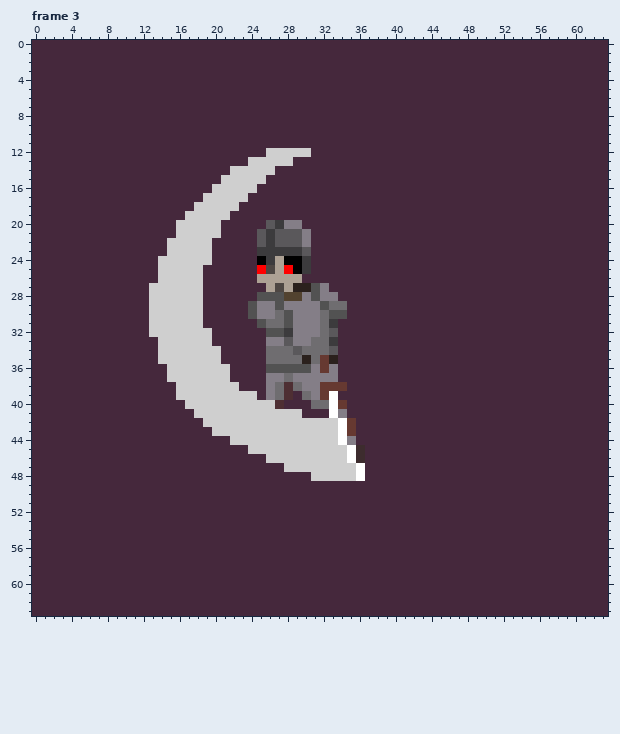
A pixel-art file gets an edit: assets/aseprite/skeleton_downscale_attack.ase. Above, as it was before the edit.
64x64 pixels, 5 frames. Shown: frame 3. The commit also changed other frames, which this record leaves out.
After the commit:
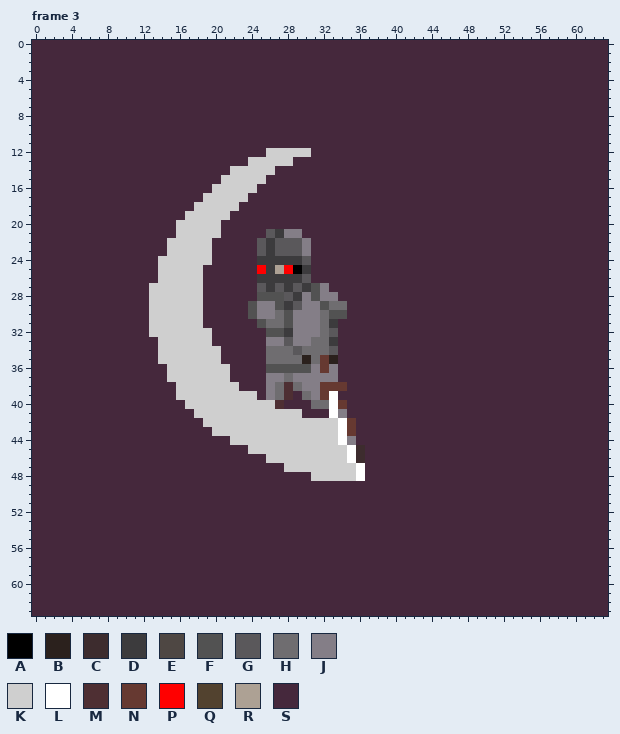
Palette (. is transparent): A #000000  B #2b211d  C #3d2c2e  D #3c3b3d  E #4e4743  F #525252  G #5a585b  H #6f6d70  J #847e87  K #cfcfcf  L #ffffff  M #4e2f33  N #663931  P #ff0000  Q #52422f  R #ada194  S #45283c
Commit message: Added human and skeleton equipment variety
From old to new:
layer "head/headwear/steel_cap" now hidden
layer "head/headwear/viking_helmet_closed" added
Frame 3:
Colour A gives way to colour D in row 24 at x 25 and 28 to 29.
Colour B gives way to colour D in row 27 at x 30.
Colour E gives way to colour D in row 25 at x 26.
Colour G gives way to colour D in row 21 at x 27.
Colour J gives way to colour D in row 29 at x 28.
Colour Q gives way to colour D in row 28 at x 29.
Colour R gives way to colour D in row 24 at x 27; in row 26 at x 25 to 29; in row 27 at x 26 and 28.
Colour B gives way to colour G in row 27 at x 29.
Colour D gives way to colour G in row 21 at x 26; in row 23 at x 25 and 27 to 29; in row 24 at x 30.
Colour E gives way to colour G in row 27 at x 27.
Colour J gives way to colour G in row 29 at x 29.
Colour Q gives way to colour G in row 28 at x 28.
Colour S gives way to colour G in row 26 at x 30; in row 27 at x 25.
Colour G gives way to colour J in row 21 at x 28 to 29; in row 23 at x 30.
Colour D gives way to colour S in row 20 at x 27.
Colour G gives way to colour S in row 20 at x 26; in row 21 at x 25.
Colour J gives way to colour S in row 20 at x 28 to 29; in row 21 at x 30.
Where, in picture pixels (left, top, right, bottom), the same in both pictures:
changed: (257, 220, 311, 310)
